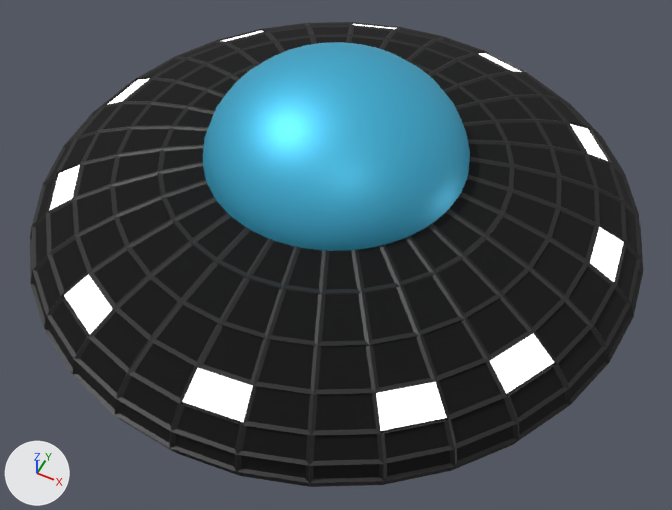
The glTF model public/ufo/untitled.gltf: old version first, new version second.
One viewpoint serves both versions: a camera (50 mm lens) standing at (3.06, -6.12, 6.96) and looking at (0.24, -0.49, -0.08). The lights are fixed; the arrows at lower left show +X, +Y and +Z. Where no turn or scale is listed for an object, it has been applied to the vertices.

The first picture shows 'Body', 'Glass', 'Lights', 'Wireframe'.
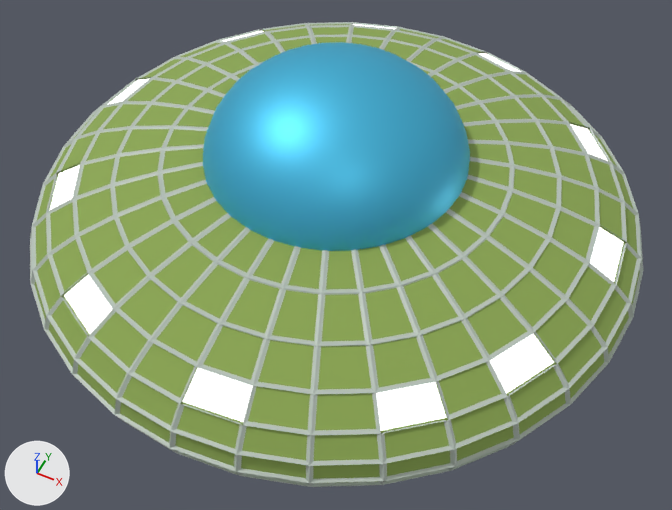
What differs and where, as boxes (x1, y1, x2, y2) in the pictures (672 x 510 px):
'Body', recoloured (black to green)
    both: (34, 24, 640, 483)
'Wireframe', recoloured (black to grey)
    both: (30, 22, 643, 487)

The change, as a diff of the scene's bpy script:
```diff
--- a/public/ufo/untitled.gltf.py
+++ b/public/ufo/untitled.gltf.py
@@ mat_body @@
 mat_body = principled_material('Body')
-mat_body.base_color = (0.0, 0.0, 0.0)  # black #000000
+mat_body.base_color = (0.261, 0.384, 0.0864)  # green #8ca753
 mat_body.roughness = 1.0
@@ mat_wireframe @@
 mat_wireframe = principled_material('Wireframe')
-mat_wireframe.base_color = (0.00637, 0.00637, 0.00637)  # black #131313
+mat_wireframe.base_color = (0.463, 0.528, 0.479)  # light grey #b5c0b8
```
